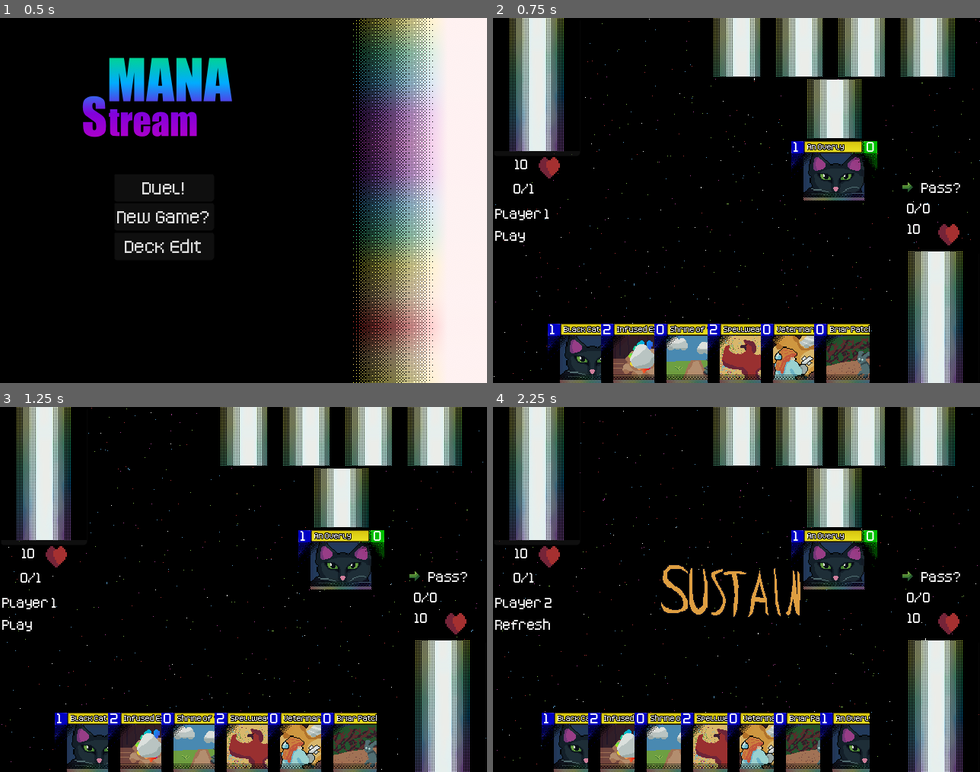
Above: before the commit, frames 1-4 (two rows, left to right).
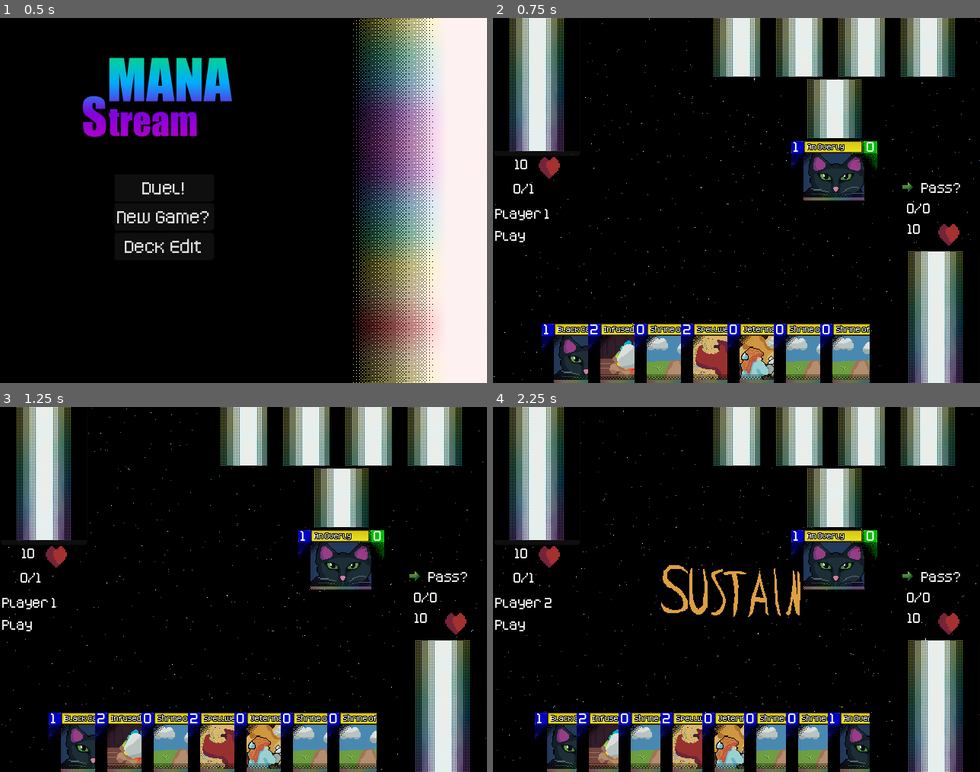
Above: after the commit, the same moments.

Repository: ColbySchexnayder/mana-stream
Game: Godot game, scene res://Scenes/titleScreen.tscn
Same seed, same stepped clock (60 frames per second), same inputs: the game is played once before the commit and once after it.
Inputs (mouse positions are in pixels of both pictures, inside the frame that each line leads up to):
- Up to frame 1 (0.5 s): no input
- Up to frame 2 (0.75 s): click "New Game?" at 0.5 s
- Up to frame 3 (1.25 s): no input
- Up to frame 4 (2.25 s): click "Pass?" at 1.25 s; click (936, 706) at 2 s

Frame 1 is identical in both runs. In frame 2, 8.4% of the frame differs, in the area x 10-78%, y 83-100%; in frame 3, 8.4%; in frame 4, 8.7%, in the area x 0-78%, y 57-100%.

Commit message:
Shrine of the Traveler works
Consider adding a is_valid check for interrupts

Diff:
--- a/Art/Animations/card_info_animation.tscn
+++ b/Art/Animations/card_info_animation.tscn
@@ -253,4 +253,6 @@
 
 [node name="CardInfoAnimation" type="AnimatedSprite2D"]
 sprite_frames = SubResource("SpriteFrames_fk12f")
-animation = &"DefendingAnimation"
+animation = &"Destroyed"
+frame = 8
+frame_progress = 1.0
--- a/Cards/Card.gd
+++ b/Cards/Card.gd
@@ -112,10 +112,15 @@
 
 #NOTICE Tentatively @cause. 0: Resolving card. 1: from battle. 2:from card effect. 3. Cost not paid more to be added?
 func destroy(cause: int) -> void:
-	#card_info_animation.visible = true
-	#card_info_animation.play("Destroyed")
-	#await card_info_animation.animation_finished
-	#card_info_animation.visible = false
+	#WARNING: The commented code only plays the animation when called with await
+
+	card_info_animation.visible = true
+	card_info_animation.play("Destroyed")
+
+	await card_info_animation.animation_finished
+	card_info_animation.visible = false
+
+	GmManager.emit_signal("_card_destroy", self)
 	GmManager.emit_signal("_move_to_deck", card)
 
 func exhaust(card: Card)-> void:
@@ -136,6 +141,7 @@
 func refresh()->void:
 	paid = false
 	exhausted = false
+	resolved = false #NOTICE: Keep an eye on this
 	card_back.scale.x = 1
 	card_back.scale.y = 1
 	card_front.scale.x = 1
@@ -166,7 +172,7 @@
 func use_field(field):
 	pass
 
-func react() -> void:
+func react(card: Card) -> void:
 	pass
 
 # Called when the node enters the scene tree for the first time.
--- a/Cards/Card.tscn
+++ b/Cards/Card.tscn
@@ -326,7 +326,6 @@
 visible = false
 position = Vector2(56, 47)
 scale = Vector2(4.0625, 4.0625)
-animation = &"DefenseFail"
 
 [connection signal="gui_input" from="." to="." method="_on_gui_input"]
 [connection signal="mouse_entered" from="." to="." method="_on_mouse_entered"]
--- a/Cards/CardScripts/BriarPatch.gd
+++ b/Cards/CardScripts/BriarPatch.gd
@@ -32,7 +32,7 @@
 
 func card_attacks(card: Card):
 	#only deal with player1 interrupts for now
-	if !revealed and currentPosition == Card.position.IN_MANA and cardOwner == 1:
+	if !revealed and currentPosition == Card.position.IN_MANA:
 		if card.cardOwner != cardOwner:
 			GmManager.emit_signal("_interrupt", self)
 			attackingCard = card
@@ -50,6 +50,7 @@
 	resolved = true
 	revealed = true
 	attackingCard.exhaust(attackingCard)
+	attackingCard.card_info_animation.visible = false
 
 	var conditions = {"target self" : false}
 	var zones : Array[int]= []
@@ -61,13 +62,14 @@
 
 	GmManager.attacking = false
 	GmManager.emit_signal("_offer_selection", self, zones, conditions)
-	GmManager.emit_signal("_interrupt_resolved")
+
 
 
 func effectOtherCard(card: Card):
-
-	GmManager.emit_signal("_move_to_hand", card)
-	destroy(0)
+	if card != null:
+		GmManager.emit_signal("_move_to_hand", card)
+	await destroy(0)
+	GmManager.emit_signal("_interrupt_resolved")
 
 func resolve_summon():
 	super.resolve_summon()
--- a/Cards/CardScripts/shrine_of_the_forge.gd
+++ b/Cards/CardScripts/shrine_of_the_forge.gd
@@ -17,5 +17,5 @@
 	cardLore = tr("SHRINE_OF_THE_FORGE_LORE")#'"Powerful mages passively release magic all around them. Even the simplest of items they make has ambient magic. Work they pour themselves into can turn even the are they work in to magic"'
 	cost = int(tr("SHRINE_OF_THE_FORGE_COST"))#0
 
-func _process(delta: float) -> void:
+func _process(_delta: float) -> void:
 	summon_button.hide()
--- a/Cards/CardScripts/shrine_of_the_traveler.gd
+++ b/Cards/CardScripts/shrine_of_the_traveler.gd
@@ -9,6 +9,9 @@
 	set_card_info()
 	super._ready()
 
+	GmManager.connect("_card_destroy", react)
+	GmManager.connect("_move_to_hand", react)
+
 func set_card_info():
 	cardName = tr("SHRINE_OF_THE_TRAVELER_NAME")#"Shrine of the Traveler"
 	tags[0] = "Spell"
@@ -17,5 +20,38 @@
 	cardLore = tr("SHRINE_OF_THE_TRAVELER_LORE")#'"It is common for mages to give a bit of their magic to shrines on their journey. A token offering to those on long journeys."'
 	cost = int(tr("SHRINE_OF_THE_TRAVELER_COST"))#0
 
-func _process(delta: float) -> void:
+func _process(_delta: float) -> void:
 	summon_button.hide()
+
+func react(card: Card):
+	if !revealed and currentPosition == Card.position.IN_MANA:
+		if card.cardOwner != cardOwner:
+			GmManager.emit_signal("_interrupt", self)
+
+#	0 player1deck,
+#	1 player1hand,
+#	2 player1summon,
+#	3 player1mana,
+#	4 player2deck,
+#	5 player2hand,
+#	6 player2summon,
+#	7 player2mana
+func action():
+
+	resolved = true
+	revealed = true
+
+	var conditions = {"target self" : false, "exhausted" : true, "name" : ["exclude" , cardName]}
+	var zones : Array[int]= []
+
+	if cardOwner == 1:
+		zones = [2,3]
+	else:
+		zones = [6,7]
+
+	GmManager.emit_signal("_offer_selection", self, zones, conditions)
+
+func effectOtherCard(card: Card):
+	if card != null:
+		card.refresh()
+	GmManager.emit_signal("_interrupt_resolved")
--- a/Cards/CardScripts/veterinarian.gd
+++ b/Cards/CardScripts/veterinarian.gd
@@ -16,3 +16,6 @@
 	cardDescription = tr("VETERINARIAN_ABILITY")#"This card must be played face down in the Mana Zone. After a Familiar you control with a cost of 2 or more is destroyed you may reveal this card, shuffle your deck then draw 2 cards, then destroy this card"
 	cardLore = tr("VETERINARIAN_LORE")#'"Most familiars can be returned to the Mana Stream and recalled nice and healthy. Not all familiars are so lucky."'
 	cost = int(tr("VETERINARIAN_COST"))#0
+
+func _process(_delta: float) -> void:
+	summon_button.hide()
--- a/Cards/PlayableCards/Briarpatch.tscn
+++ b/Cards/PlayableCards/Briarpatch.tscn
@@ -12,3 +12,5 @@
 
 [node name="CardInfoAnimation" parent="." index="4"]
 animation = &"AttackingAnimation"
+frame = 0
+frame_progress = 0.0
--- a/Cards/PlayableCards/ShrineOfTheForge.tscn
+++ b/Cards/PlayableCards/ShrineOfTheForge.tscn
@@ -12,3 +12,5 @@
 
 [node name="CardInfoAnimation" parent="." index="4"]
 animation = &"AttackingAnimation"
+frame = 0
+frame_progress = 0.0
--- a/Cards/SpellCard.gd
+++ b/Cards/SpellCard.gd
@@ -20,7 +20,7 @@
 
 	if card.currentPosition == Card.position.IN_SUMMON:
 		print('success')
-		destroy(0)
+		await destroy(0)
 # Called every frame. 'delta' is the elapsed time since the previous frame.
 func _process(delta: float) -> void:
 	pass
--- a/Scenes/duel.gd
+++ b/Scenes/duel.gd
@@ -122,16 +122,16 @@
 		draw(2)
 
 	#region Add Test Cards
-	var testSpell1 = Briarpatch.constructor()
+	var testSpell1 = ShrineOfTheTraveler.constructor()
 	testSpell1.cardOwner = 1
 	testSpell1.currentPosition = Card.position.IN_HAND
 	player1hand.push_front(testSpell1)
 	p_1_hand.add_child(testSpell1)
 
-	#var testSpell = StarHawk.constructor()
-	#testSpell.currentPosition = Card.position.IN_HAND
-	#player1hand.push_front(testSpell)
-	#p_1_hand.add_child(testSpell)
+	var testSpell = ShrineOfTheTraveler.constructor()
+	testSpell.currentPosition = Card.position.IN_HAND
+	player1hand.push_front(testSpell)
+	p_1_hand.add_child(testSpell)
 
 
 	var opponentsDefense = Card.constructor()
@@ -190,7 +190,7 @@
 
 
 # Keep the text up to date and cards organized
-func _process(delta: float) -> void:
+func _process(_delta: float) -> void:
 	#Keep player 1 cards the right distance apart
 	var p1HandSeperationRatio = player_1_zone.get_global_rect().size.x / (player1hand.size()+1)
 	p_1_hand.add_theme_constant_override("separation", p1HandSeperationRatio)
@@ -223,6 +223,8 @@
 
 	p_1_life.text = str(health)
 	p_2_life.text = str(p2Health)
+
+	check_interrupt()
 
 #Move given card from HAND to MANA
 func card_to_mana(card):
@@ -327,9 +329,8 @@
 					card.block_button.visible = true
 
 		#If something happens to the card while it's inspected it should still be destroyed properly
-		#I think this is unnessecary but it's here as a safety net
 		if card.currentPosition == card.position.IN_DECK:
-			card.destroy(card)
+			await card.destroy(3)
 
 
 #Remove a card from the selection area and return it to the appropriate zone
@@ -590,12 +591,12 @@
 		card.card_info_animation.play("DefenseFail")
 		await card.card_info_animation.animation_finished
 		card.card_info_animation.visible = false
-		card.destroy(1)
+		await card.destroy(1)
 	if (card.attack > attackingCard.health):
 		attackingCard.card_info_animation.play("AttackFail")
 		await attackingCard.card_info_animation.animation_finished
 		attackingCard.card_info_animation.visible = false
-		attackingCard.destroy(1)
+		await attackingCard.destroy(1)
 
 	attackingCard.card_info_animation.visible = false
 	card.card_info_animation.visible = false
@@ -639,14 +640,14 @@
 		var i = 0
 		while i < (player1summon.size()):
 			if !player1summon[i].paid:
-				player1summon[i].destroy(3)
+				await player1summon[i].destroy(3)
 				i -= 1
 			i += 1
 	else:
 		var i = 0
 		while i < (player2summon.size()):
 			if !player2summon[i].paid:
-				player2summon[i].destroy(3)
+				await player2summon[i].destroy(3)
 				i -= 1
 			i += 1
 
@@ -686,7 +687,7 @@
 			for condition in matchConditions.keys():
 				match condition:
 					"target self":
-						if !matchConditions["target self"]:
+						if !matchConditions["target self"] and triggerCard == card:
 							return false
 					"health" :
 						if card.health > matchConditions["health"]:
@@ -697,6 +698,14 @@
 					"revealed":
 						if matchConditions["revealed"] != card.revealed:
 							return false
+					"exhausted":
+						if matchConditions["exhausted"] != card.exhausted:
+							return false
+					"name":
+						if matchConditions["name"][0] == "exclude":
+							if matchConditions["name"][1] == card.cardName:
+								print(card.cardName)
+								return false
 					"tags":
 						for tag in matchConditions["tags"]:
 							if !(tag in card.tags):
@@ -705,6 +714,7 @@
 			)
 
 	if selectionChoices.is_empty():
+		triggerCard.effectOtherCard(null)
 		return
 
 	var chosenCard : Card
@@ -752,6 +762,7 @@
 		if card.resolved:
 			interruptStack.erase(card)
 			count -= 1
+
 		count += 1
 
 	if interruptStack.is_empty():
--- a/Scripts/GMManager.gd
+++ b/Scripts/GMManager.gd
@@ -32,7 +32,9 @@
 signal _block_resolved
 signal _card_add(card: Card)
 signal _card_remove(card: Card)
+
 signal _card_destroy(card: Card)
+
 signal _add_to_mana(card: Card, manaToAdd: int)
 signal _move_to_deck(card: Card)
 signal _move_to_hand(card: Card)
